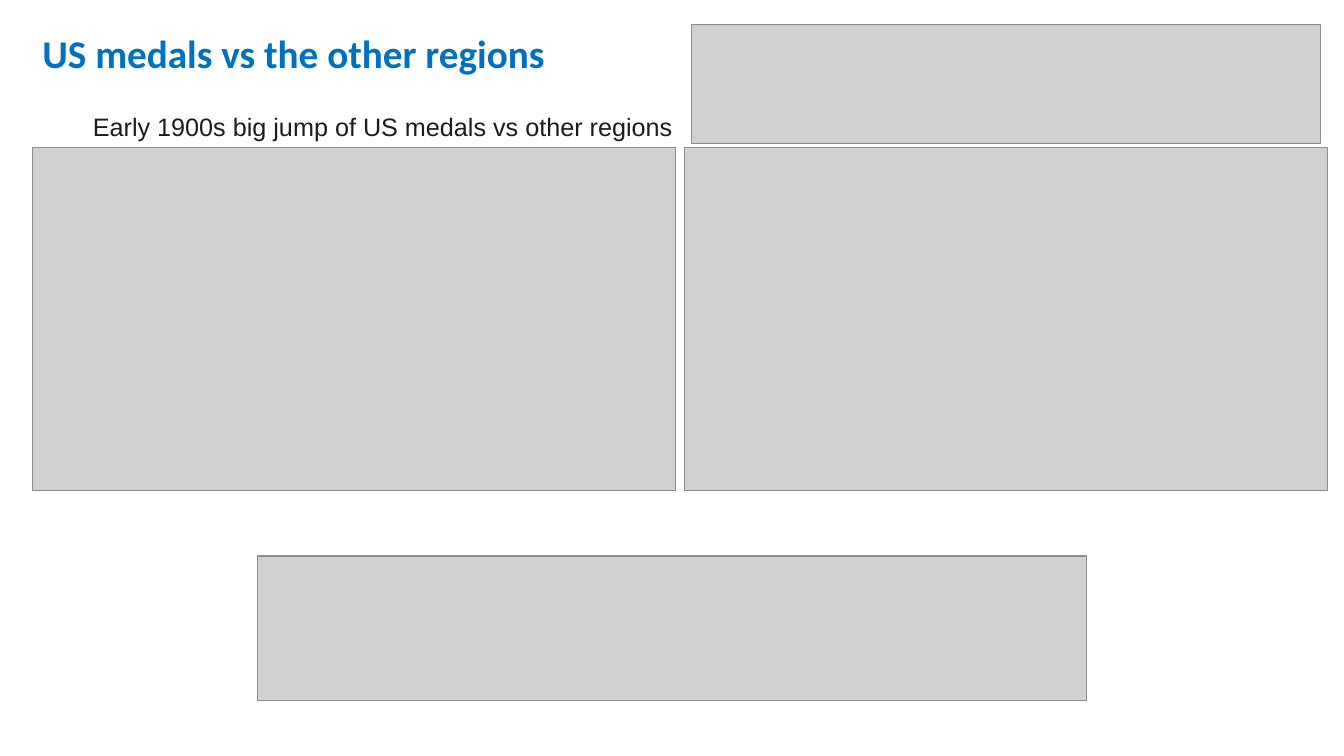
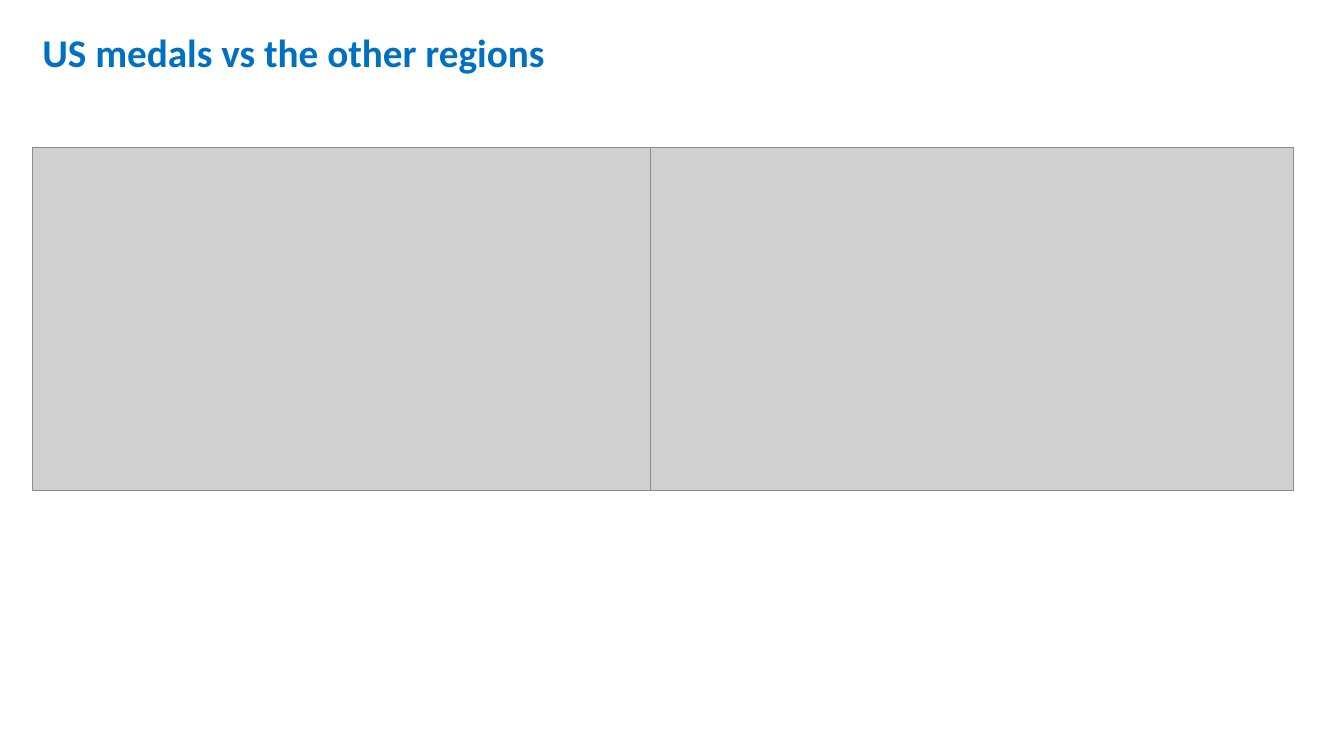
Before and after one commit to sissa81/project1, a slide deck: slide 11 of olympics by wildcats.pptx (slide 8 before the commit). Drawn at 1344x756 pixels with LibreOffice and Linux fonts; fonts in the diff are those of the drawing; grey boxes stand for pictures. Boxes give left, top, right and bottom in pixels: in the first picture for what was removed or moved away, otherwise in the second. Text is boxed around its words. In the diff, an @@ line names an element or a change of style, - is before the commit and + after.

```diff
--- a/olympics by wildcats.pptx
+++ b/olympics by wildcats.pptx
@@ picture removed at box(692, 24, 1322, 143) @@
@@ text removed at box(93, 117, 673, 142) @@
-Early 1900s big jump of US medals vs other regions
@@ picture: place and size @@
-picture at box(685, 147, 1328, 490)
+picture at box(650, 147, 1294, 490)
@@ picture removed at box(258, 557, 1087, 701) @@
```
Also in this commit, not shown: 5 other slides changed, 6 slides added, 3 slides removed.
